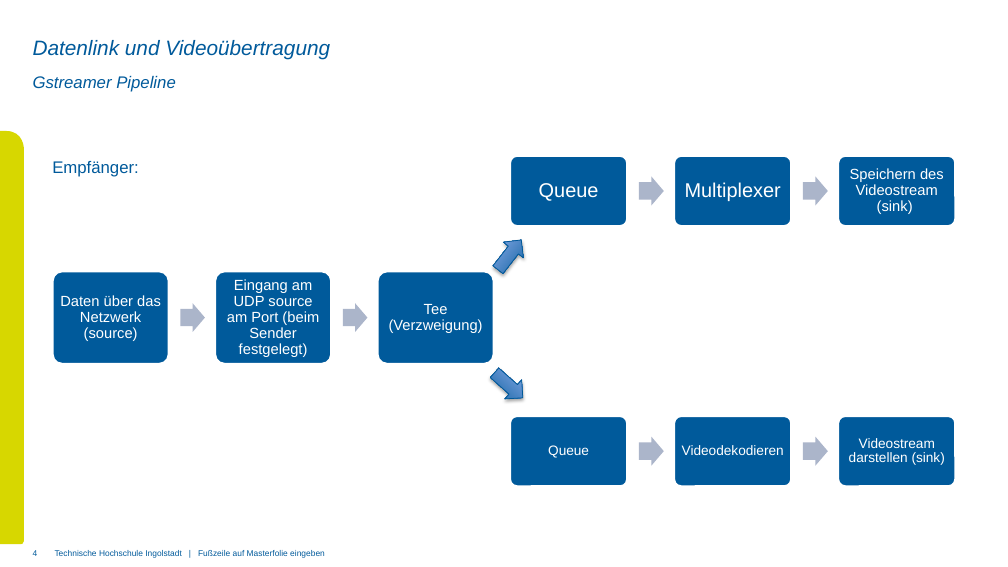
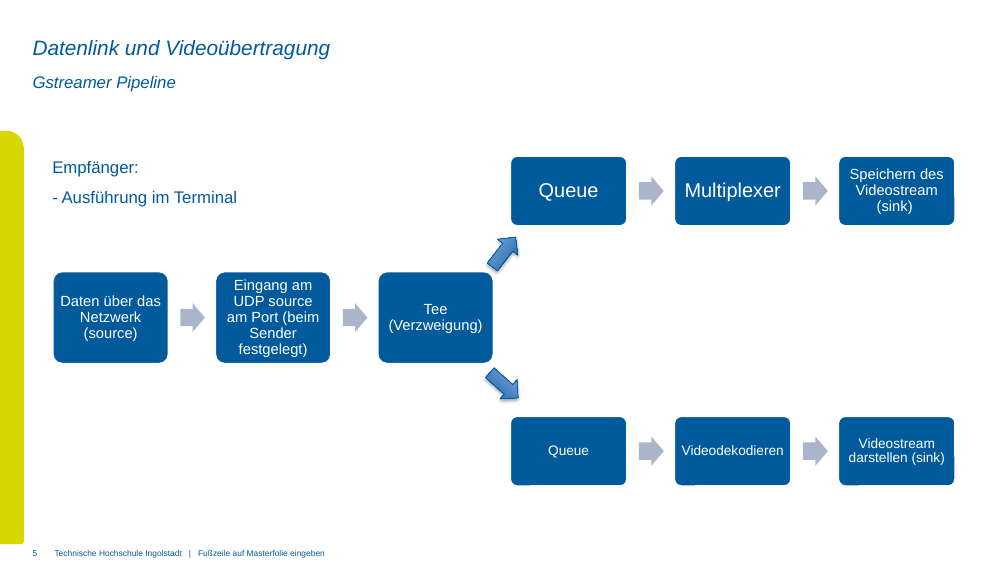
Before and after one commit to vil1240/Avionik, a slide deck: slide 5 of Datalink und Videostream.pptx (slide 4 before the commit). Drawn at 1008x567 pixels with LibreOffice and Linux fonts; fonts in the diff are those of the drawing; background and template pictures are left out. Boxes give left, top, right and bottom in pixels: in the first picture for what was removed or moved away, otherwise in the second. Text is boxed around its words. In the diff, an @@ line names an element or a change of style, - is before the commit and + after.

```diff
--- a/Datalink und Videostream.pptx
+++ b/Datalink und Videostream.pptx
@@ text at bbox=[62, 191, 237, 207]: paragraph added @@
+- Ausführung im Terminal
@@ right arrow: place and size @@
-right arrow at bbox=[488, 232, 531, 278]
+right arrow at bbox=[483, 229, 526, 275]
@@ right arrow: place and size @@
-right arrow at bbox=[486, 363, 532, 408]
+right arrow at bbox=[482, 363, 527, 408]
@@ page number at bbox=[33, 550, 38, 556]: text changed @@
-4
+5
```
Also in this commit, not shown: 2 other slides changed, 1 slide added.
